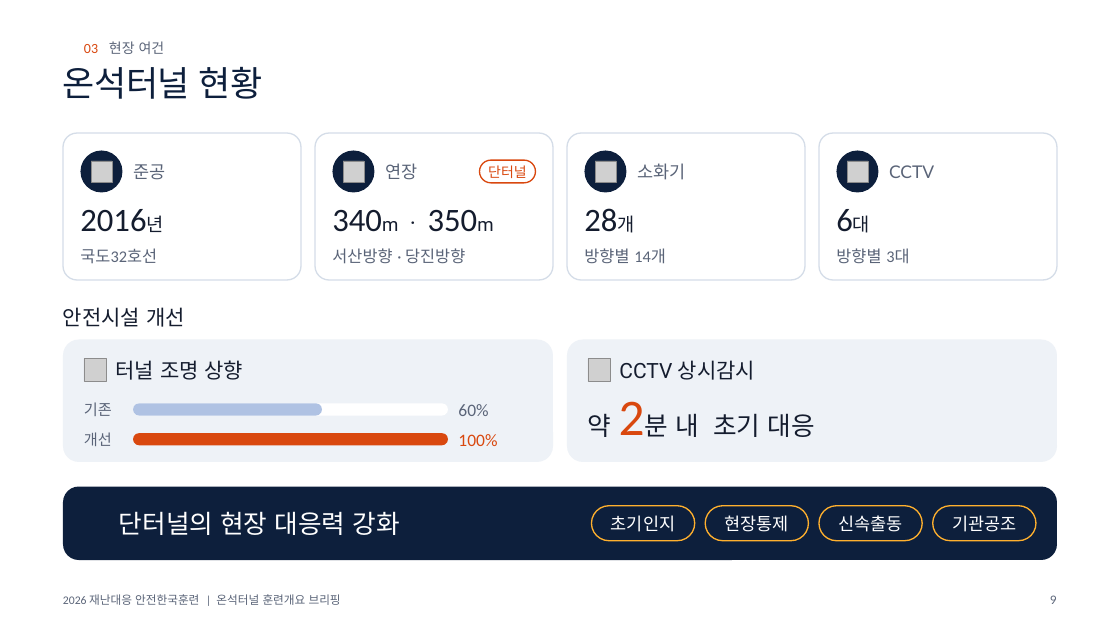
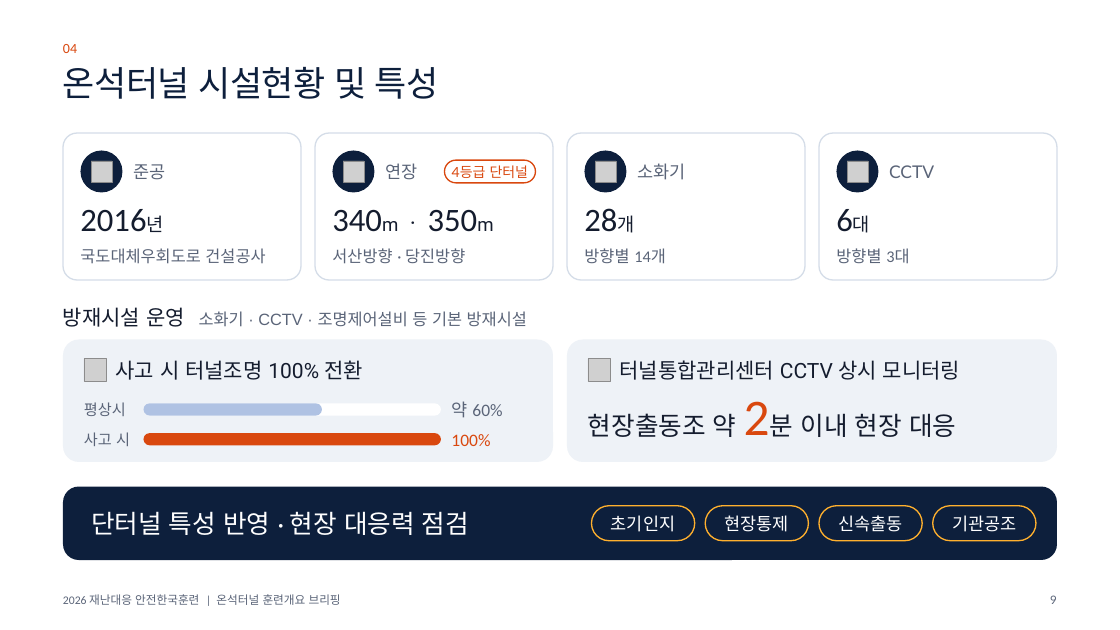
Before and after one commit to tmdgns5782-pixel/dcd, a slide deck: slide 9 of briefing/onseok-tunnel/onseok-briefing.pptx. Drawn at 1120x630 pixels with LibreOffice and Linux fonts; fonts in the diff are those of the drawing; grey boxes stand for pictures; background and template pictures are left out. Boxes give left, top, right and bottom in pixels: in the first picture for what was removed or moved away, otherwise in the second. Text is boxed around its words. In the diff, an @@ line names an element or a change of style, - is before the commit and + after.

```diff
--- a/briefing/onseok-tunnel/onseok-briefing.pptx
+++ b/briefing/onseok-tunnel/onseok-briefing.pptx
@@ text added at [63,44,77,53], 12 pt, text #D9480F @@
+04
@@ text removed at [84,41,165,54] @@
-03 현장 여건
@@ title at [63,66,439,99]: text changed @@
-온석터널 현황
+온석터널 시설현황 및 특성
@@ rounded rectangle: place and size @@
-rounded rectangle at [480,160,536,183]
+rounded rectangle at [444,160,535,183]
@@ text at [452,165,529,178]: text changed @@
-단터널
+4등급 단터널
@@ text at [80,248,265,264]: text changed @@
-국도32호선
+국도대체우회도로 건설공사
@@ text removed at [63,307,185,327] @@
-안전시설 개선
@@ text added at [63,307,527,327], 14 pt, text #5A6478 @@
+방재시설 운영 소화기 · CCTV · 조명제어설비 등 기본 방재시설
@@ text at [116,360,363,380]: text changed @@
-터널 조명 상향
+사고 시 터널조명 100% 전환
@@ text removed at [619,360,755,380] @@
-CCTV 상시감시
@@ text added at [619,360,960,380], 18 pt, text #141C2E @@
+터널통합관리센터 CCTV 상시 모니터링
@@ text removed at [84,402,112,416] @@
-기존
@@ text added at [84,402,126,416], 13 pt, text #5A6478 @@
+평상시
@@ rounded rectangle: place and size @@
-rounded rectangle at [133,403,448,416]
+rounded rectangle at [144,403,441,416]
@@ rounded rectangle: place and size @@
-rounded rectangle at [133,403,322,416]
+rounded rectangle at [144,403,322,416]
@@ text at [451,401,502,418]: text changed @@
-60%
+약 60%
@@ text at [588,413,956,437]: text changed @@
-약 2분 내 초기 대응
+현장출동조 약 2분 이내 현장 대응
@@ text removed at [84,432,112,446] @@
-개선
@@ text added at [84,432,130,446], 13 pt, text #5A6478 @@
+사고 시
@@ rounded rectangle: place and size @@
-rounded rectangle at [133,434,448,446]
+rounded rectangle at [144,434,441,446]
@@ text "100%": place and size @@
-text "100%" at [458,434,497,446]
+text "100%" at [451,434,490,446]
@@ text at [91,511,469,535]: text changed @@
-단터널의 현장 대응력 강화
+단터널 특성 반영 · 현장 대응력 점검
```
Also in this commit, not shown: 13 other slides changed, 4 other files.
